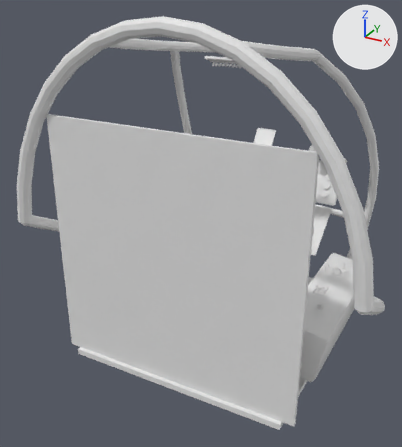
Before and after pictures for a commit that changed the glTF model assets/models/choppa/cockpit_scout.glb.
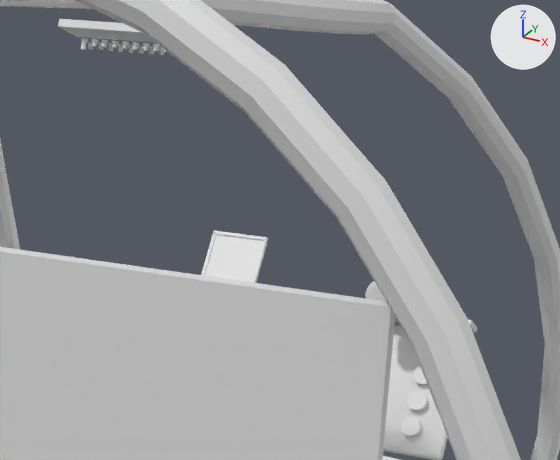
Each version appears first whole from a 50 mm lens placed at (1.16, -2.25, 0.77), pointed at (-0.17, 0.17, -0.44), and next in a close-up on the part from 46% to 93% of the width and 11% to 46% of the height. Lighting does not change. The marker at upper right points along +X, +Y and +Z. The older version's two pictures come first. Vertices at exactly the same position are counted once.

Objects in the first close-up: 'frame', 'shell'.
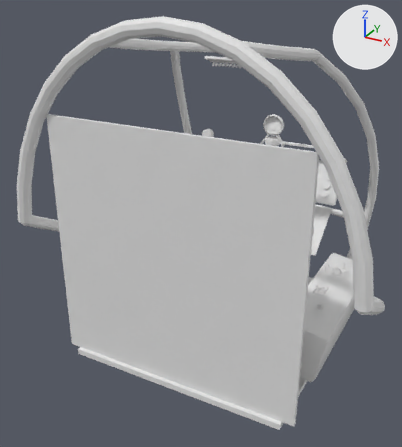
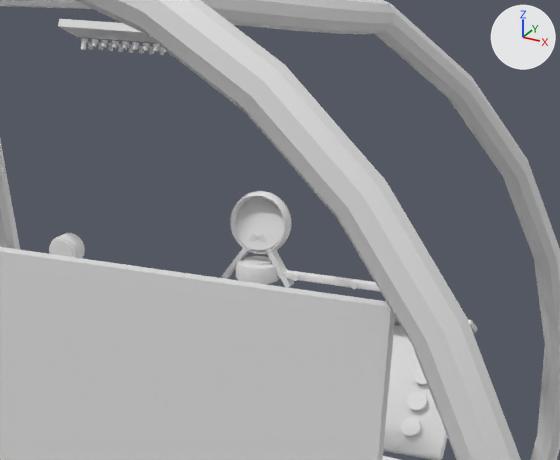
Changed parts and their boxes (x1, y1, x2, y2) in the close-ups (560 x 460 px; the box of a moved part takes in the faces that stretch with it):
part 1 of me_cube, added: after (284, 270, 381, 292)
part 2 of me_cube, moved or reshaped: before (201, 232, 216, 276); after (221, 233, 258, 279)
part 3 of me_cube, moved or reshaped: before (252, 238, 267, 283); after (258, 234, 294, 287)
part 4 of me_cube, moved or reshaped (mostly hidden before): before (365, 281, 376, 299); after (49, 233, 85, 258)
part 5 of me_cube, added: after (244, 256, 272, 265)
part 6 of me_cube, moved or reshaped: before (368, 285, 386, 301); after (51, 241, 73, 257)
part 7 of me_cube, added: after (236, 197, 284, 250)
part 8 of me_cube, added: after (230, 191, 291, 254)
part 9 of me_cube, added: after (236, 258, 279, 284)
part 10 of me_cube, deleted: before (213, 231, 268, 242)
part 11 of me_cube, deleted: before (204, 234, 263, 282)

The change in detail:
me_cube is used by ob_shell; location (0.0, 0.0, 0.0).
me_cube had 10648 vertices, 19652 faces and spanned x -0.69..0.69, y -0.45..0.87, z -1.12..0.44.
me_cube now has 11276 vertices, 20896 faces and spans x -0.69..0.69, y -0.45..0.87, z -1.12..0.44.
me_cube part 1: the loose piece of 56 vertices spanning x 0.13..0.3, y 0.6..0.63, z -0.28..-0.24 is copied, and the copy is scaled about its middle by (2.03, 0.217, 0.301), then moved by (-0.02, 0.11, 0.16), in mat_metal (white #e7e7e7); it spans x 0.02..0.36, y 0.72..0.74, z -0.1..-0.09.
me_cube part 2: the loose piece of 8 vertices spanning x -0.05, y 0.57..0.63, z -0.09..0.0 is multiplied about its middle by the matrix ((0.957, 0.376, 0.537), (0.0, 0.95, -0.665), (-0.655, 0.549, 0.784)), then moved by (0.02, 0.13, -0.02), in mat_dark (white #e7e7e7).
me_cube part 3: the loose piece of 8 vertices spanning x 0.05, y 0.57..0.63, z -0.09..0.0 is multiplied about its middle by the matrix ((0.957, -0.376, -0.537), (0.0, 0.95, -0.665), (0.655, 0.549, 0.784)), then moved by (-0.02, 0.13, -0.02), in mat_dark (white #e7e7e7).
me_cube part 4: the loose piece of 120 vertices spanning x 0.27..0.33, y 0.58..0.62, z -0.1..-0.04 is moved by (-0.66, 0.0, 0.0).
me_cube part 5: a new loose piece, a 28-sided cylinder along z spanning x -0.0293..0.0293, y 0.7007..0.7593, z -0.0773..-0.0743, in mat_screen (white #e7e7e7).
me_cube part 6: the loose piece of 40 vertices spanning x 0.28..0.32, y 0.58, z -0.09..-0.05 is moved by (-0.66, 0.0, 0.0).
me_cube part 7: the loose piece of 64 vertices spanning x -0.26..-0.14, y 0.62..0.68, z -0.26..-0.16 is copied, and the copy is scaled about its middle by (0.95, 0.546, 1.04), then moved by (0.2, 0.08, 0.21), in mat_glass (white #e7e7e7); it spans x -0.05..0.05, y 0.71..0.75, z -0.05..0.05.
me_cube part 8: a new loose piece of 320 vertices spanning x -0.06..0.06, y 0.72..0.74, z -0.06..0.06, in mat_dark (white #e7e7e7).
me_cube part 9: a new loose piece of 168 vertices spanning x -0.04..0.04, y 0.69..0.77, z -0.11..-0.08, in mat_dark (white #e7e7e7).
me_cube part 10: the loose piece of 8 vertices spanning x -0.05..0.05, y 0.62..0.63, z -0.01..0.0 is deleted.
me_cube part 11: the loose piece of 8 vertices spanning x -0.05..0.05, y 0.57..0.63, z -0.09..0.0 is deleted.
Other edits to the shape of me_cube do not show in these pictures.
